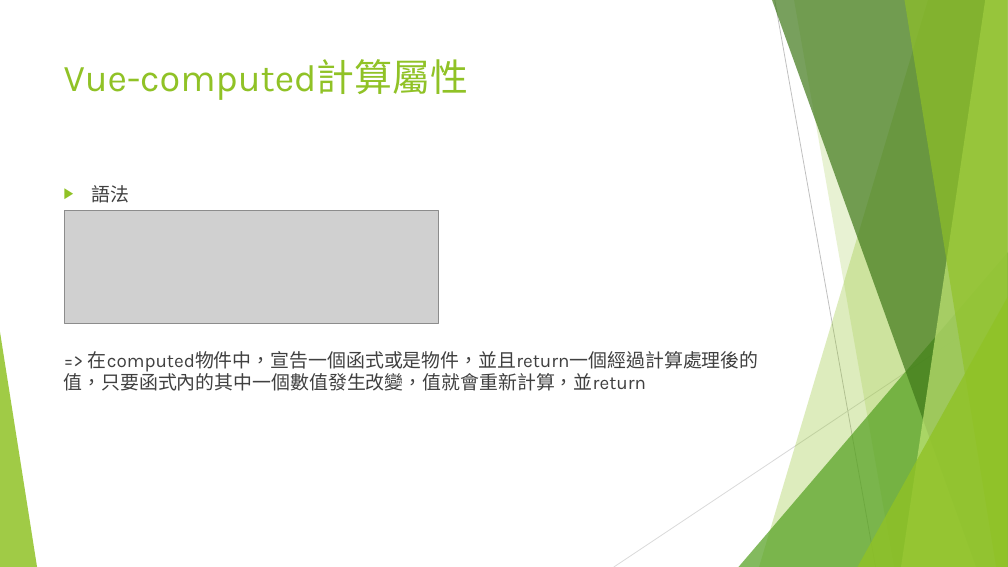
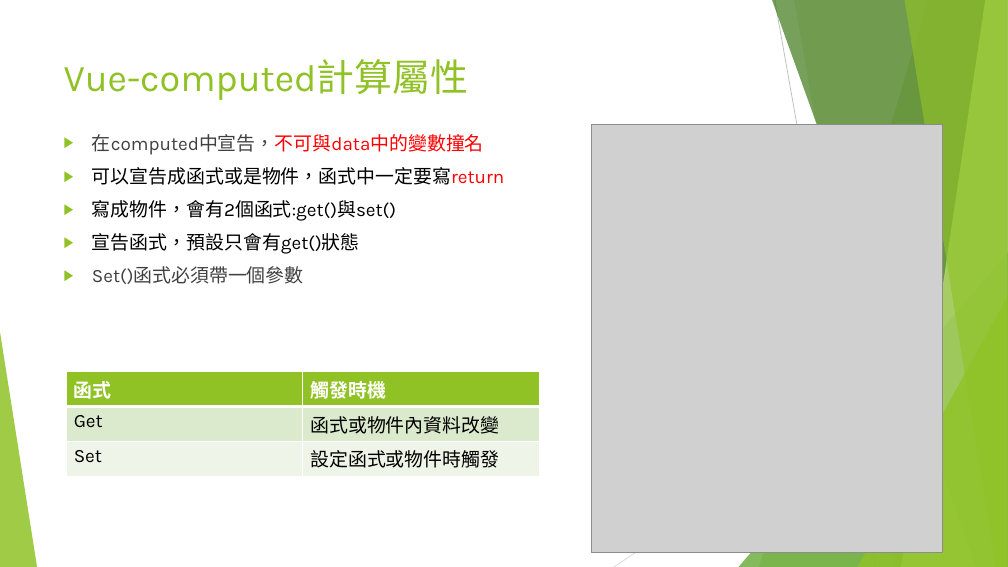
Before and after one commit to JSENESoftware/Education, a slide deck: slide 8 of Vue教育訓練.pptx. Drawn at 1008x567 pixels with LibreOffice and Linux fonts; fonts in the diff are those of the drawing; grey boxes stand for pictures. Boxes give left, top, right and bottom in pixels: in the first picture for what was removed or moved away, otherwise in the second. Text is boxed around its words. In the diff, an @@ line names an element or a change of style, - is before the commit and + after.

Commit message:
Watch & Comouted & 生命週期函式補充

```diff
--- a/Vue教育訓練.pptx
+++ b/Vue教育訓練.pptx
@@ text at bbox=[92, 134, 504, 284]: text changed; text colour #404040 to #000000 @@
-▶ 語法
-=> 在computed物件中，宣告一個函式或是物件，並且return一個經過計算處理後的值，只要函式內的其中一個數值發生改變，值就會重新計算，並return
+▶ 在computed中宣告，不可與data中的變數撞名
+▶ 可以宣告成函式或是物件，函式中一定要寫return
+▶ 寫成物件，會有2個函式:get()與set()
+▶ 宣告函式，預設只會有get()狀態
+▶ Set()函式必須帶一個參數
@@ picture added at bbox=[591, 125, 943, 553] @@
@@ picture removed at bbox=[65, 210, 439, 324] @@
@@ table added at bbox=[67, 371, 540, 472], 3 rows, 2 columns @@
+函式 | 觸發時機
+Get | 函式或物件內資料改變
+Set | 設定函式或物件時觸發
```
Also in this commit, not shown: 1 other slide changed, 1 slide added, 7 slides removed.
